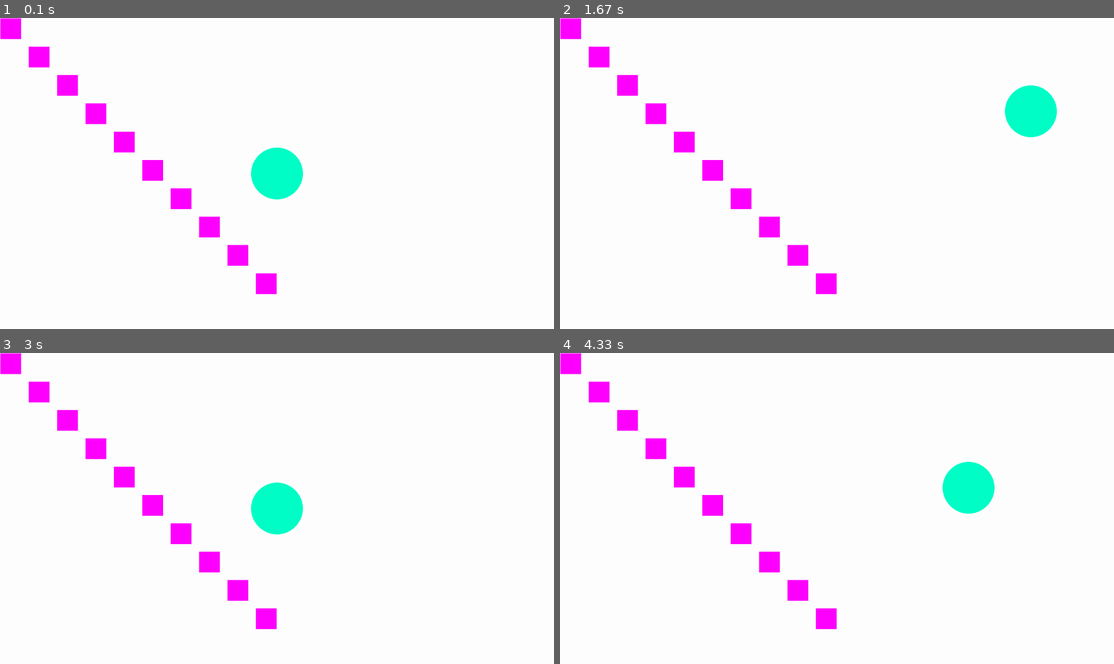
Above: before the commit, frames 1-4 (two rows, left to right).
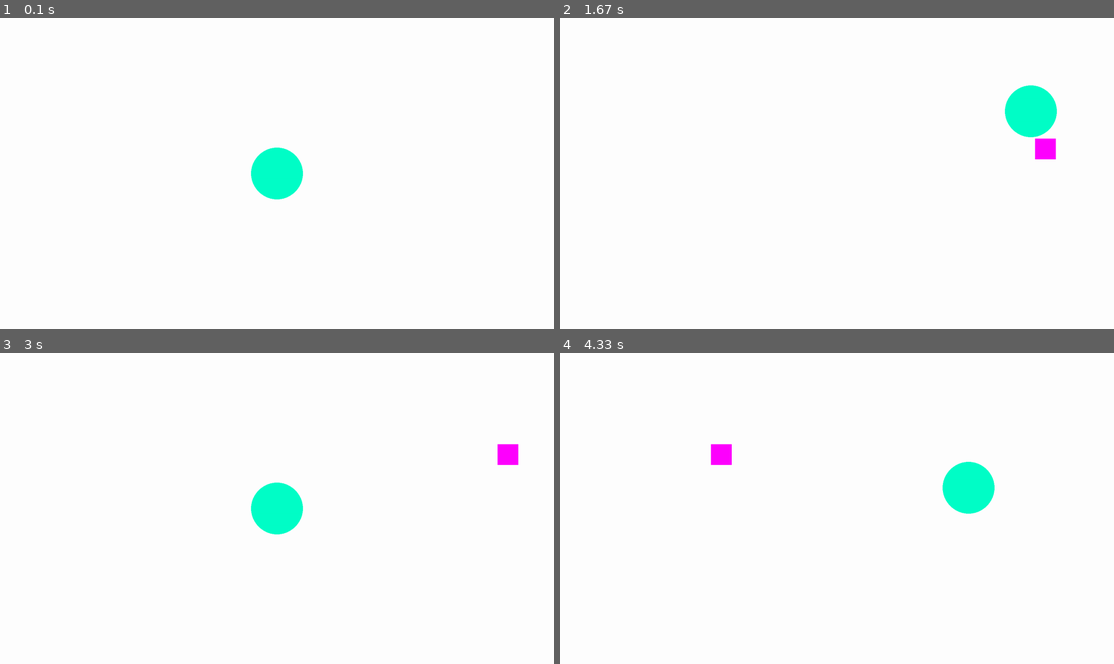
Above: after the commit, the same moments.

Repository: HiImYann/Projet-Pygame-Informatique-OC-2021
Game: pygame game, started from Commencement.py
Same seed, same stepped clock (60 frames per second), same inputs: the game is played once before the commit and once after it.
Inputs:
- Up to frame 1 (0.1 s): no input
- Up to frame 2 (1.67 s): hold Right 0.33-0.8 s; hold Up 0.83-1.13 s; hold Right 1.17-1.63 s
- Up to frame 3 (3 s): hold Left 1.67-2.2 s; hold Down 2.23-2.53 s; hold Left 2.57-2.97 s
- Up to frame 4 (4.33 s): hold Up 3-3.37 s; hold Right 3.4-4.03 s; hold Down from 4.07 s (still down)

The runs differ from the first frame. In frame 1, 2.6% of the frame differs, in the area x 0-50%, y 0-89%; in frame 2, 2.9%, in the area x 0-90%, y 0-89%; in frame 3, 2.9%; in frame 4, 2.9%.

Commit message:
Creation de la VM et gitignore

Diff:
--- a/Commencement.py
+++ b/Commencement.py
@@ -1,4 +1,4 @@
-import pygame, time
+import pygame, time, random
 
 # -- Variables --
 
@@ -55,6 +55,7 @@
 
 cercle1 = Cercle(aqua,75)
 
+timedepart = 0
 
 # -- Boucle du jeu --
 
@@ -69,12 +70,14 @@
     screen.fill((255,255,255))
     #circle = pygame.draw.circle(screen, (255,0,0), (posx, posy), 100)
 
-    i = 0
-    N = 0
-    for i in range(10):
-        pygame.draw.rect(screen, (pink), pygame.Rect(1+N, 1+N, 60, 60))
-        i += 1
-        N += 82
+
+    time = float(pygame.time.get_ticks())
+
+    if time - timedepart > 1000:
+        pygame.draw.rect(screen, (pink), (random.randint(0,1600),random.randint(0,900),60,60))
+
+
+
 
     if pygame.key.get_pressed()[pygame.K_UP] == True:
         cercle1.mouvements(0,-10)
--- a/Particules 2.py
+++ b/Particules 2.py
@@ -10,7 +10,10 @@
 resy = 900
 screen = pygame.display.set_mode([resx,resy]) #Définit la taille de la fenètre à 800 par 800 (pixels)
 
-# -- Objets --
+# -- Classes --
+
+class Particule():
+    def __init__
 
 
 # -- Boucle du jeu --
@@ -24,5 +27,7 @@
 
     screen.fill((0,0,0))
 
+    pygame.display.set_caption()
+
     pygame.display.flip()
 pygame.quit()
Not shown, added: .gitignore
